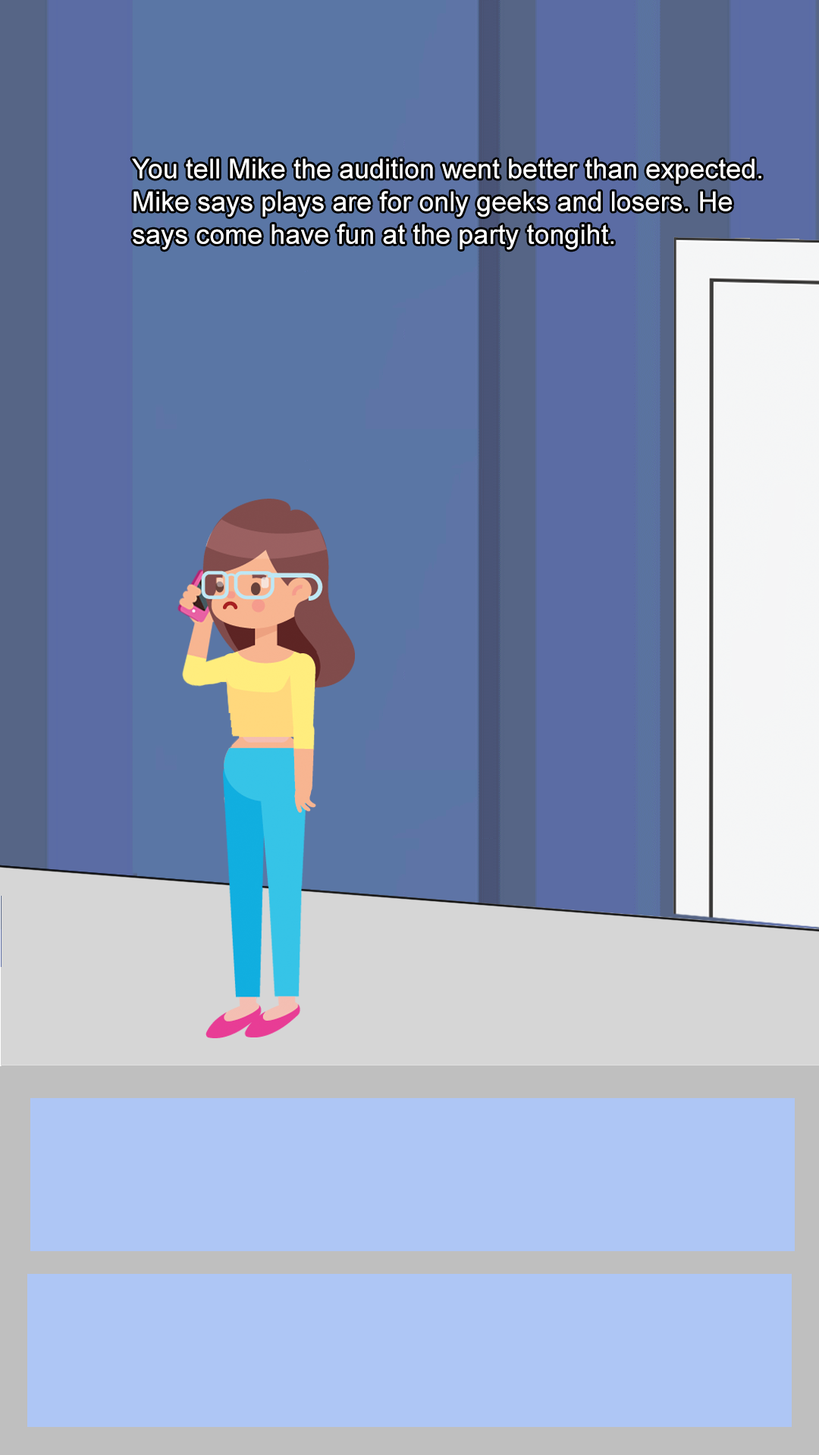
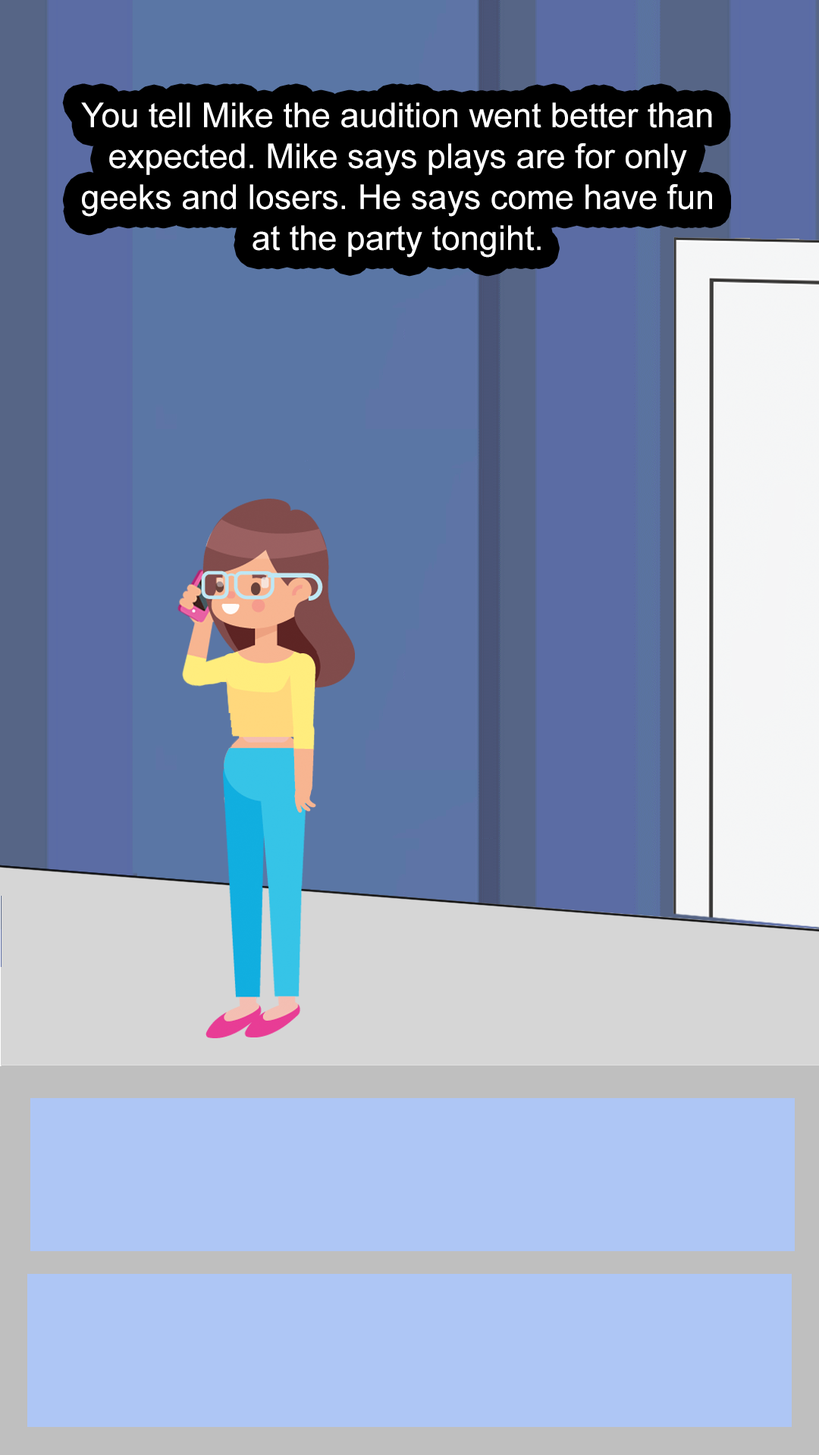
Two versions of the same layered image (w=819, h=1455). Layer-by-layer changes:
hid "Layer 4" over [220, 599, 241, 616]
painted on "You tell Mike the audition went better than expected. Mike says" over [81, 102, 762, 258]
